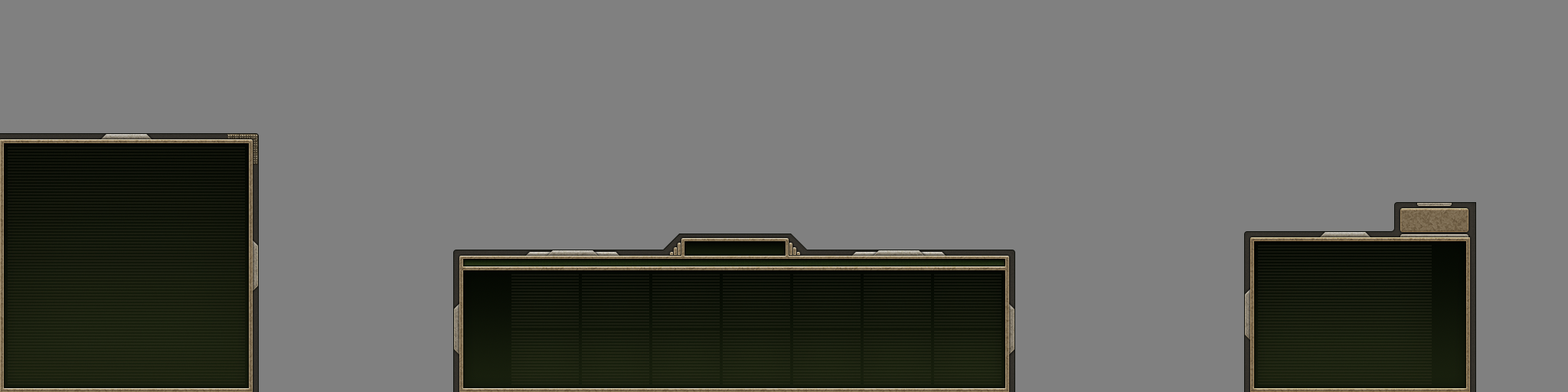
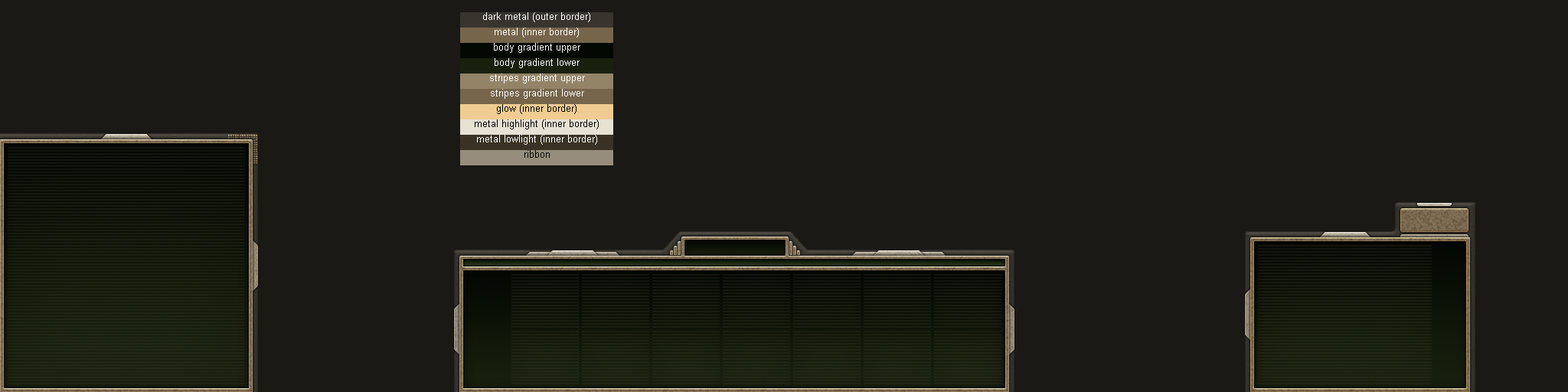
Comparing the layer stacks of the two (1568, 392) images. Changes:
showed group "legend" (20 layers) over (460, 12, 614, 227)
renamed "dark metal" to "dark metal (outer border)", painted on it over (480, 12, 591, 26)
painted on "dark metal" over (475, 12, 614, 28)
painted on "metal" over (460, 27, 614, 51)
renamed "metal" to "body gradient upper", moved it above "body gradient upper", painted on it over (481, 37, 581, 53)
renamed "main gradient up" to "body gradient upper", painted on it over (460, 42, 614, 74)
renamed "main gradient down" to "body gradient lower", painted on it over (460, 58, 614, 93)
renamed "main gradient" to "stripes gradient upper", moved it above "stripes gradient upper", painted on it over (481, 69, 585, 84)
renamed "stripes gradient up" to "stripes gradient upper", painted on it over (460, 73, 614, 116)
renamed "stripes gradient down" to "stripes gradient lower", painted on it over (460, 88, 614, 135)
painted on "glow" over (460, 104, 614, 158)
renamed "stripes gradient" to "metal highlight (inner border)", moved it above "metal highlight", painted on it over (474, 111, 599, 130)
painted on "metal highlight" over (460, 119, 614, 181)
added layer "metal lowlight (inner border)" in group "legend" over (476, 134, 598, 145)
painted on "metal lowlight" over (460, 134, 614, 204)
moved "ribbon" (1st of 2, in "legend") above "ribbon", painted on it over (481, 150, 550, 225)
painted on "ribbon" (2nd of 2, in "legend") over (460, 150, 614, 227)
painted on "border inner" (2nd of 3, in "production" › "inner") over (669, 236, 801, 254)
painted on "power body" over (465, 260, 1004, 266)
painted on "border outer" (2nd of 3, in "production" › "outer") over (663, 231, 808, 250)
added layer "dark" above "mockup" over (0, 0, 1568, 392)
added group "shapes" with 1 layers in group "mockup" over (252, 139, 1470, 392)
moved "design" into group "shapes", painted on it over (252, 139, 1470, 392)
…and 5 more changes (4 added, 1 painted)
